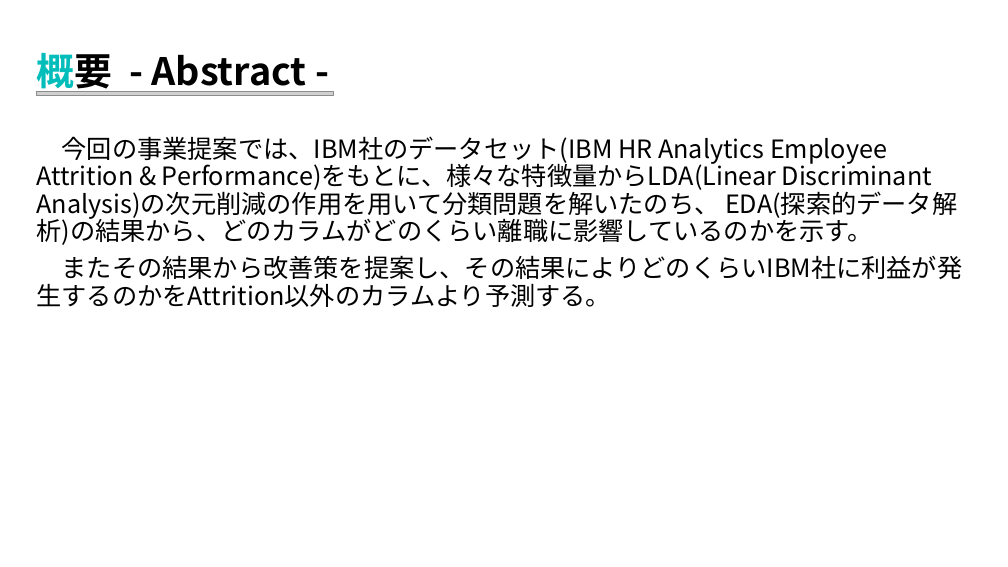
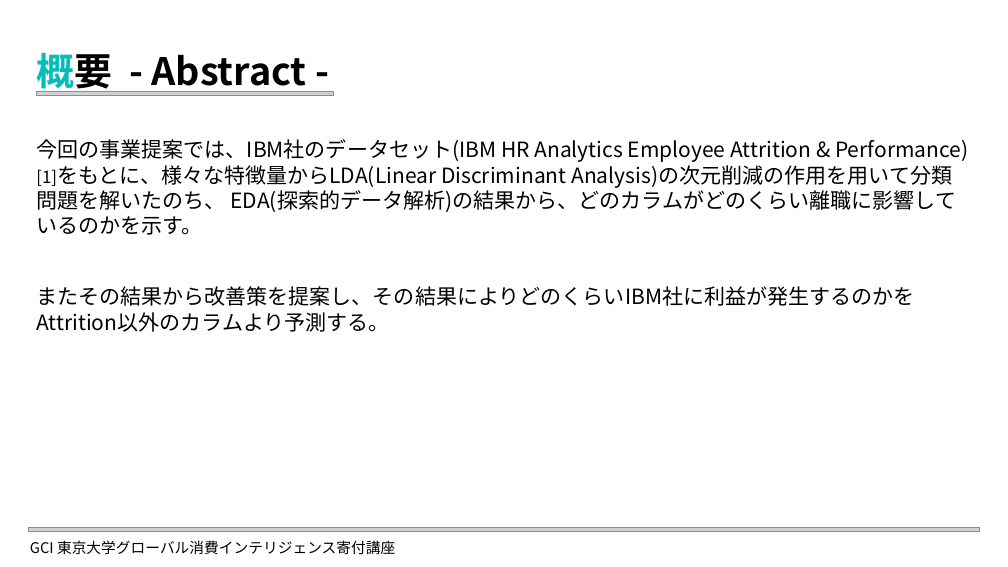
Before and after one commit to elsy0111/GCI2023Winter, a slide deck: slide 3 of LDA_Attrition.pptx. Drawn at 1008x567 pixels with LibreOffice and Linux fonts; fonts in the diff are those of the drawing; grey boxes stand for pictures. Boxes give left, top, right and bottom in pixels: in the first picture for what was removed or moved away, otherwise in the second. Text is boxed around its words. In the diff, an @@ line names an element or a change of style, - is before the commit and + after.

```diff
--- a/LDA_Attrition.pptx
+++ b/LDA_Attrition.pptx
@@ text at <box>36,139,968,235</box>: text changed; size 24 to 20 pt @@
-今回の事業提案では、IBM社のデータセット(IBM HR Analytics Employee Attrition & Performance)をもとに、様々な特徴量からLDA(Linear Discriminant Analysis)の次元削減の作用を用いて分類問題を解いたのち、 EDA(探索的データ解析)の結果から、どのカラムがどのくらい離職に影響しているのかを示す。
+今回の事業提案では、IBM社のデータセット(IBM HR Analytics Employee Attrition & Performance)[1]をもとに、様々な特徴量からLDA(Linear Discriminant Analysis)の次元削減の作用を用いて分類問題を解いたのち、 EDA(探索的データ解析)の結果から、どのカラムがどのくらい離職に影響しているのかを示す。
@@ text at <box>36,286,914,332</box>: size 24 to 20 pt in "またその結果から改善策を提案し、その結果によりどのくらいIBM社に利益が発生するのかをAttrition以外のカラムより ..."; line spacing 0.9 to 1 @@
@@ picture added at <box>29,528,979,532</box> @@
@@ text added at <box>30,540,395,555</box>, 14 pt, text #000000 @@
+GCI 東京大学グローバル消費インテリジェンス寄付講座
```
Also in this commit, not shown: 5 other slides changed, 1 slide added, 1 other file.
